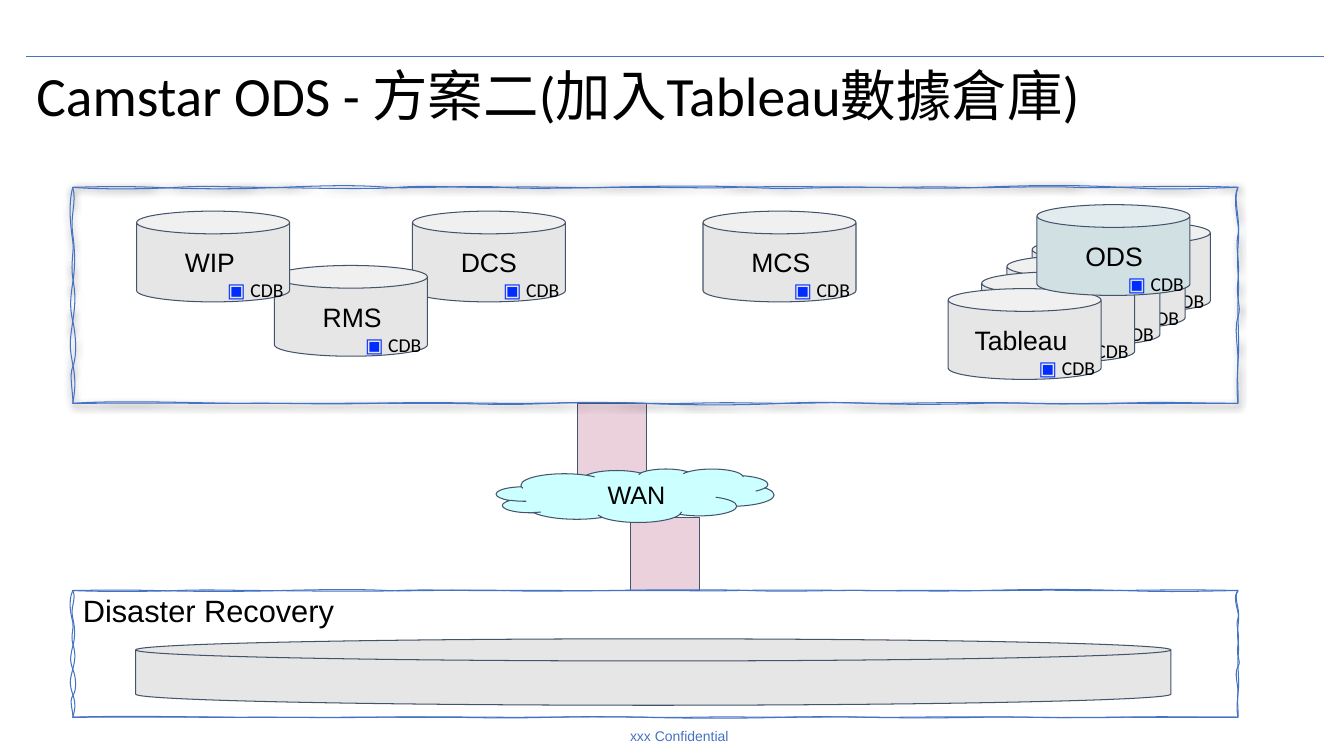
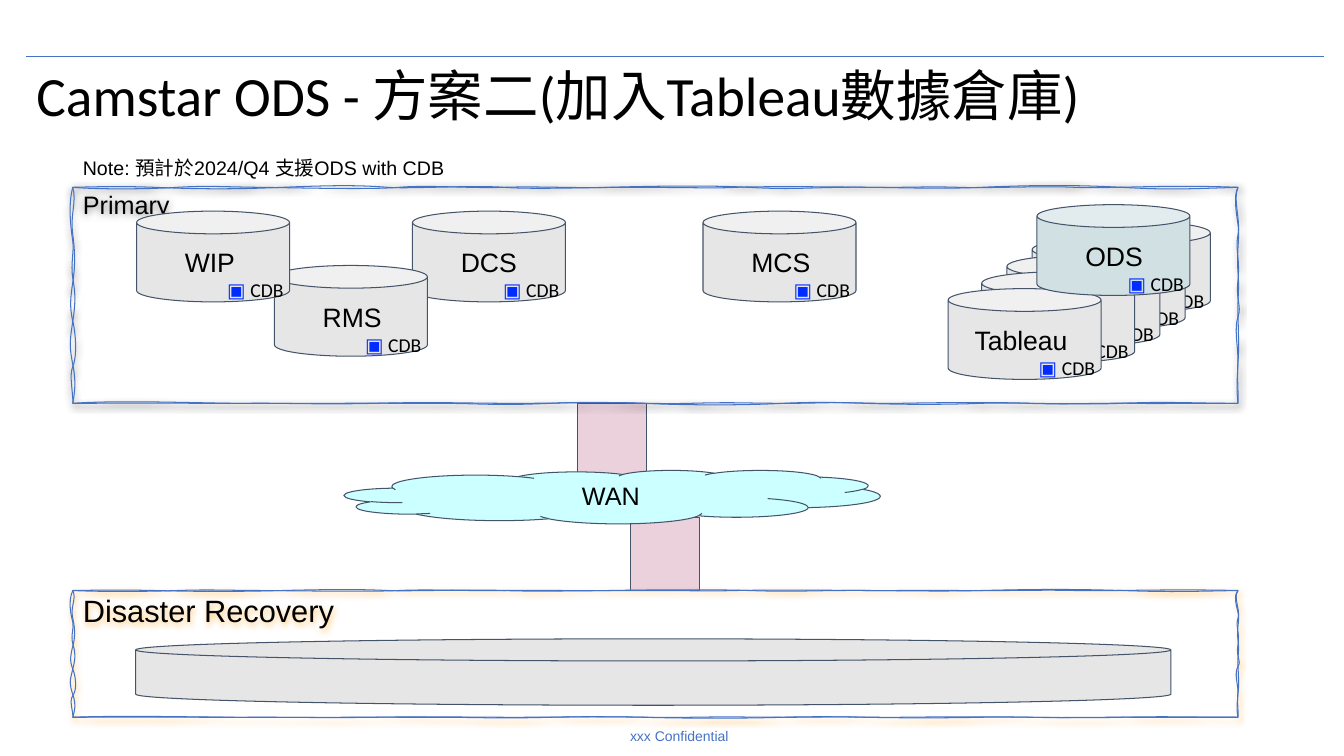
Before and after one commit to ivan5174/ivan5174.github.io, a slide deck: slide 2 of 景碩ODS方案.pptx. Drawn at 1344x756 pixels with LibreOffice and Linux fonts; fonts in the diff are those of the drawing. Boxes give left, top, right and bottom in pixels: in the first picture for what was removed or moved away, otherwise in the second. Text is boxed around its words. In the diff, an @@ line names an element or a change of style, - is before the commit and + after.

Commit message:
Add files via upload
ODS

```diff
--- a/景碩ODS方案.pptx
+++ b/景碩ODS方案.pptx
@@ text added at [83,158,444,179], 14 pt, text #000000 @@
+Note: 預計於2024/Q4 支援ODS with CDB
@@ freeform shape removed at [73,188,1238,403] @@
@@ freeform shape added at [73,188,1238,403], outline #4472C4 0.75 pt, 18 pt, text #000000 @@
+Primary
@@ cloud "WAN": place and size @@
-cloud "WAN" at [496,469,774,522]
+cloud "WAN" at [345,470,881,523]
@@ freeform shape "Disaster Recovery" at [73,591,1238,718]: shadow on @@
```
Also in this commit, not shown: 1 other slide changed.
